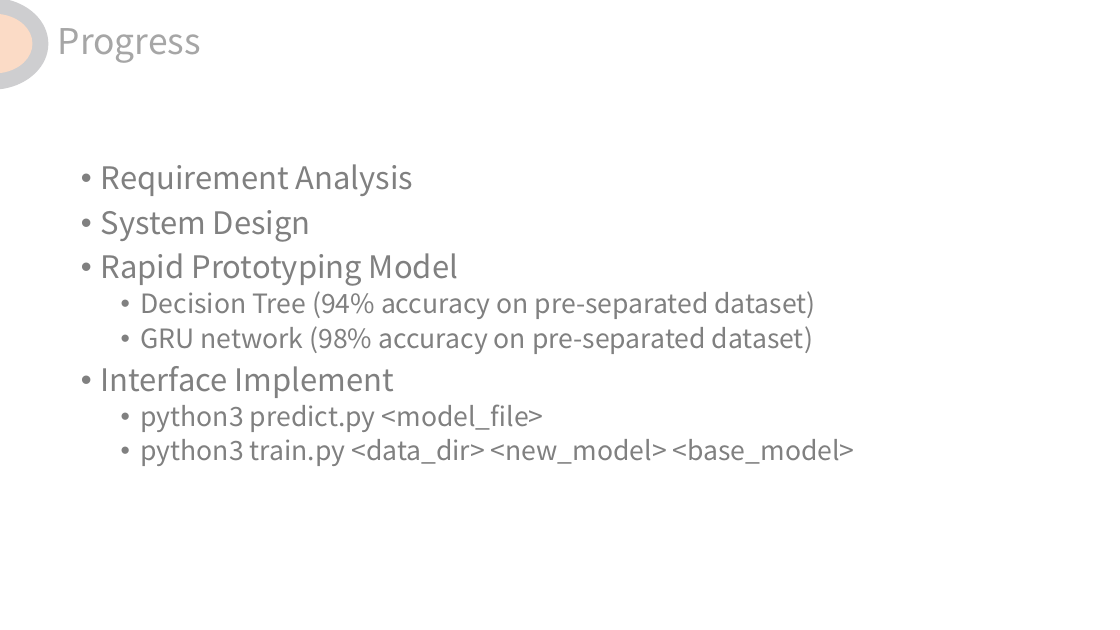
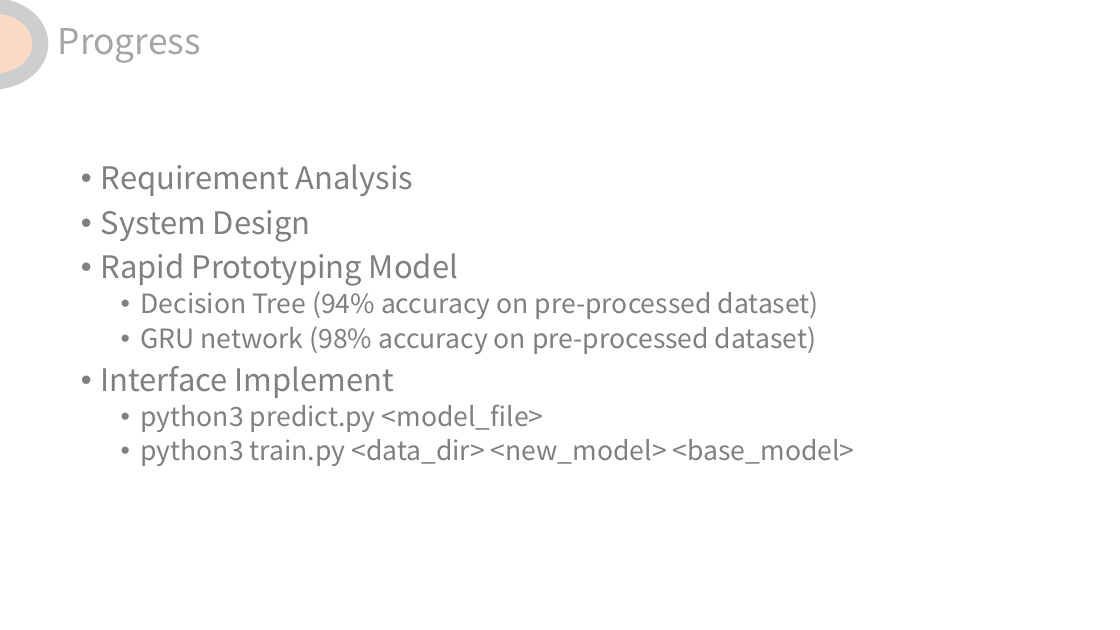
Before and after one commit to Rosenberg37/north-star, a slide deck: slide 3 of assets/presentation.pptx. Drawn at 1120x630 pixels with LibreOffice and Linux fonts; fonts in the diff are those of the drawing. Boxes give left, top, right and bottom in pixels: in the first picture for what was removed or moved away, otherwise in the second. Text is boxed around its words. In the diff, an @@ line names an element or a change of style, - is before the commit and + after.

```diff
--- a/assets/presentation.pptx
+++ b/assets/presentation.pptx
@@ text at [141, 291, 819, 354]: text changed @@
-  • Decision Tree (94% accuracy on pre-separated dataset)
-  • GRU network (98% accuracy on pre-separated dataset)
+  • Decision Tree (94% accuracy on pre-processed dataset)
+  • GRU network (98% accuracy on pre-processed dataset)
```
Also in this commit, not shown: 1 other slide changed, 28 other files.
